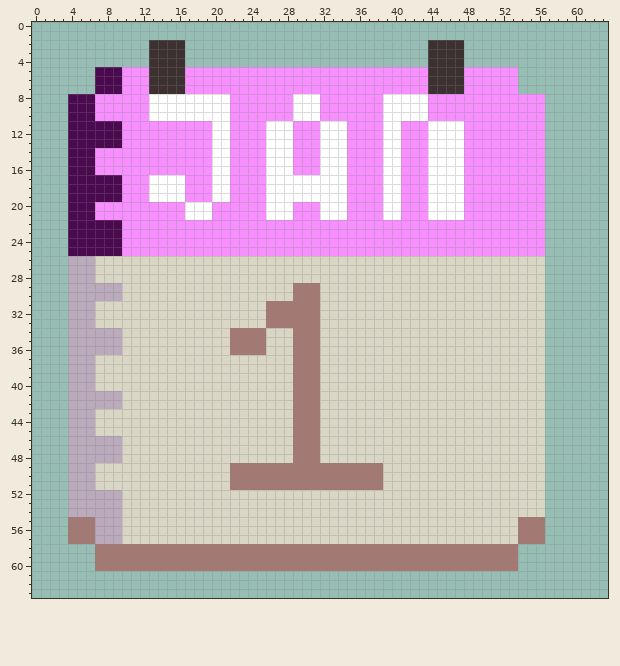
Edited in one commit: pixel-art sprite (images/Calender.png). Above is the file before it was changed.
The file is 64x64 pixels.
Now the later version:
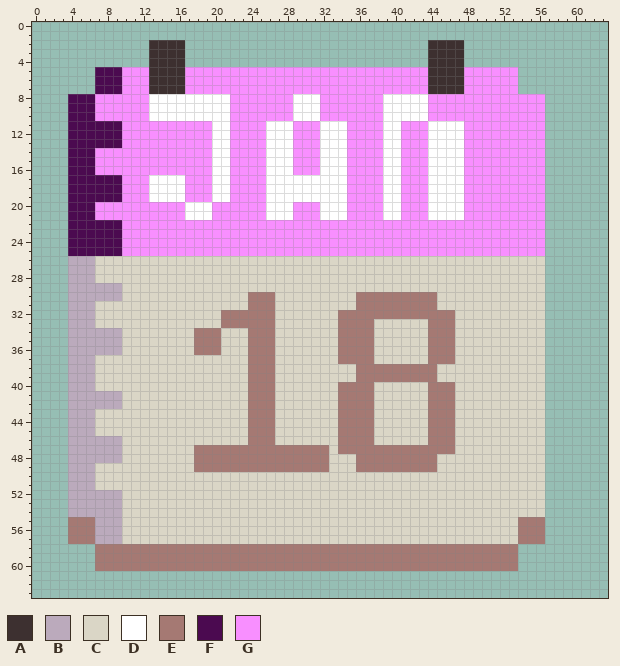
Palette (. is transparent): A #3d3030  B #bbaabc  C #dad6c6  D #ffffff  E #a57973  F #4b0a50  G #f88fff
Edits made:
y 29: x 29..31 EEE -> CCC
y 30: x 24..26 CCC -> EEE; x 29..31 EEE -> CCC; x 36..44 CCCCCCCCC -> EEEEEEEEE
y 31: x 24..25 CC -> EE; x 27..31 EEEEE -> CCCCC; x 36..44 CCCCCCCCC -> EEEEEEEEE
y 32: x 21..25 CCCCC -> EEEEE; x 27..31 EEEEE -> CCCCC; x 34..46 CCCCCCCCCCCCC -> EEEEEEEEEEEEE
y 33: x 21..25 CCCCC -> EEEEE; x 27..31 EEEEE -> CCCCC; x 34..37 CCCC -> EEEE; x 44..46 CCC -> EEE
y 34..36: x 18..20 CCC -> EEE; x 22..23 EE -> CC; x 26 C -> E; x 29..31 EEE -> CCC; x 34..37 CCCC -> EEEE; x 44..46 CCC -> EEE
y 37: x 24..26 CCC -> EEE; x 29..31 EEE -> CCC; x 34..37 CCCC -> EEEE; x 44..46 CCC -> EEE
y 38..39: x 24..26 CCC -> EEE; x 29..31 EEE -> CCC; x 36..44 CCCCCCCCC -> EEEEEEEEE
y 40..46: x 24..26 CCC -> EEE; x 29..31 EEE -> CCC; x 34..37 CCCC -> EEEE; x 44..46 CCC -> EEE
y 47: x 18..28 CCCCCCCCCCC -> EEEEEEEEEEE; x 32 C -> E; x 34..46 CCCCCCCCCCCCC -> EEEEEEEEEEEEE
y 48: x 18..28 CCCCCCCCCCC -> EEEEEEEEEEE; x 32 C -> E; x 36..44 CCCCCCCCC -> EEEEEEEEE
y 49: x 18..21 CCCC -> EEEE; x 33..35 EEE -> CCC; x 39..44 CCCCCC -> EEEEEE
y 50..51: x 22..38 EEEEEEEEEEEEEEEEE -> CCCCCCCCCCCCCCCCC
